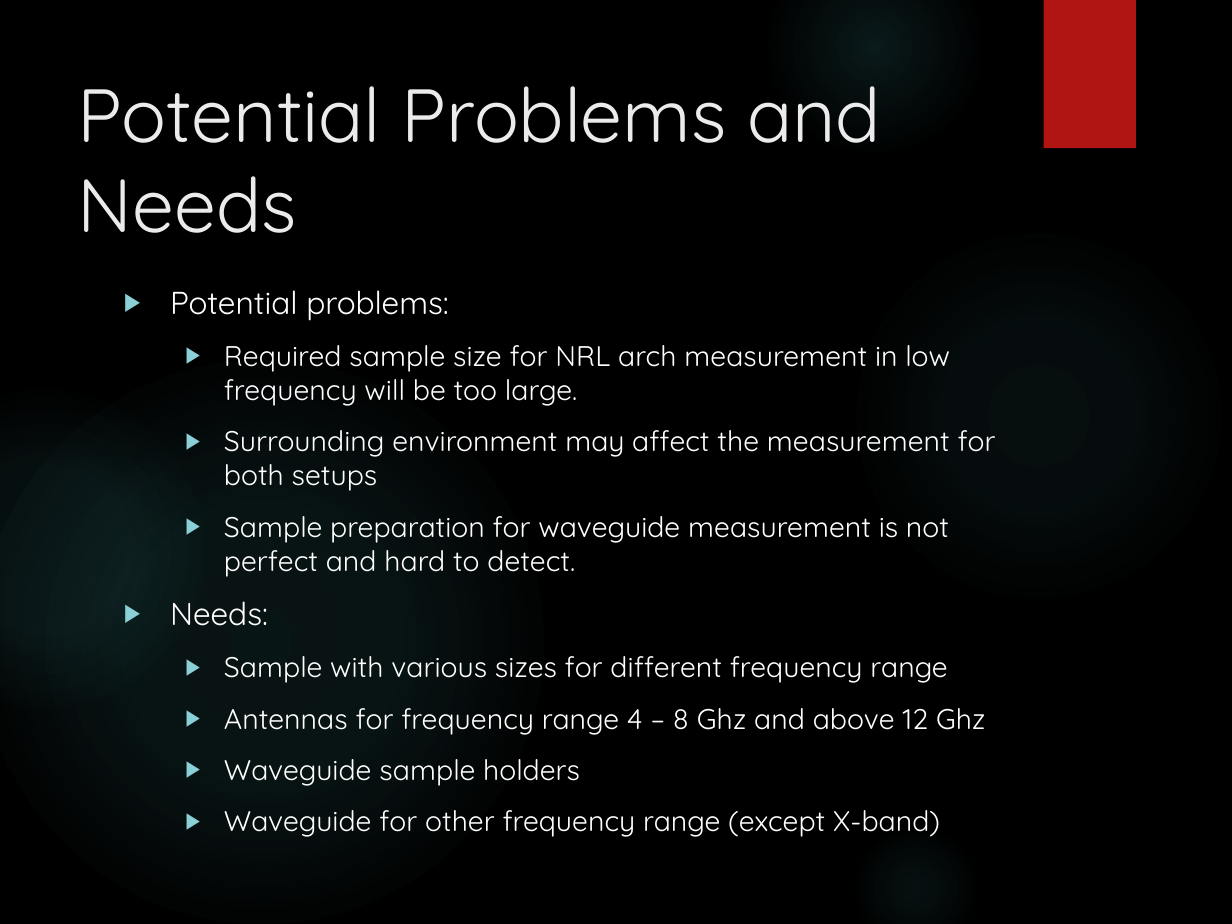
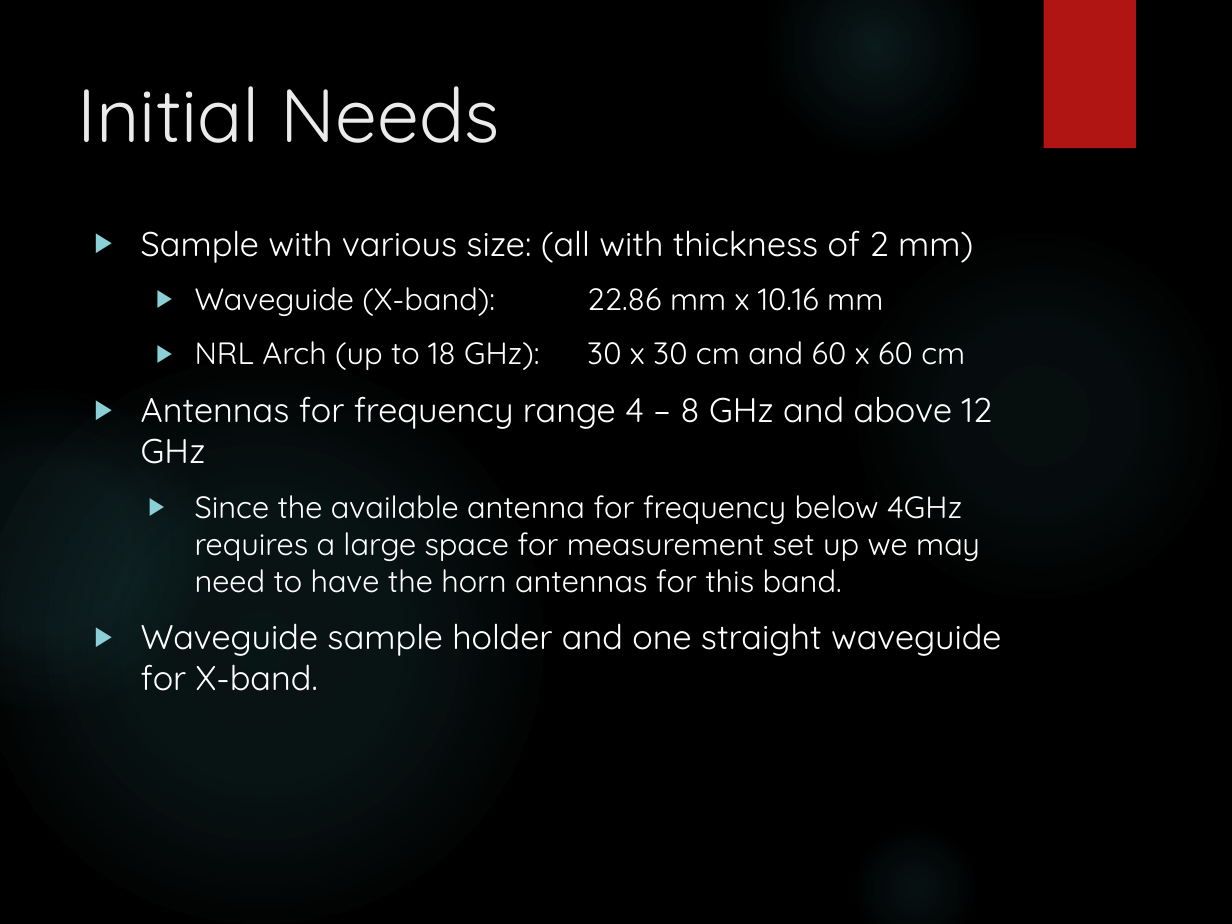
Before and after one commit to trankhiemha/ECE412-413-Capstone-Project-N3, a slide deck: slide 14 of Capstone project proposal presentation.pptx (slide 10 before the commit). Drawn at 1232x924 pixels with LibreOffice and Linux fonts; fonts in the diff are those of the drawing; background and template pictures are left out. Boxes give left, top, right and bottom in pixels: in the first picture for what was removed or moved away, otherwise in the second. Text is boxed around its words. In the diff, an @@ line names an element or a change of style, - is before the commit and + after.

```diff
--- a/Capstone project proposal presentation.pptx
+++ b/Capstone project proposal presentation.pptx
@@ title at [78,86,500,143]: text changed @@
-Potential Problems and Needs
+Initial Needs
@@ text at [141,230,1001,691]: text changed; size 16.6 to 18 pt @@
-▶ Potential problems:
-  ▶ Required sample size for NRL arch measurement in low frequency will be too large.
-  ▶ Surrounding environment may affect the measurement for both setups
-  ▶ Sample preparation for waveguide measurement is not perfect and hard to detect.
-▶ Needs:
-  ▶ Sample with various sizes for different frequency range
-  ▶ Antennas for frequency range 4 – 8 Ghz and above 12 Ghz
-  ▶ Waveguide sample holders
-  ▶ Waveguide for other frequency range (except X-band)
+▶ Sample with various size: (all with thickness of 2 mm)
+  ▶ Waveguide (X-band): 22.86 mm x 10.16 mm
+  ▶ NRL Arch (up to 18 GHz): 30 x 30 cm and 60 x 60 cm
+  ▶ Antennas for frequency range 4 – 8 GHz and above 12 GHz
+    ▶ Since the available antenna for frequency below 4GHz requires a large space for measurement set up we may need to have the horn antennas for this band.
+▶ Waveguide sample holder and one straight waveguide for X-band.
```
Also in this commit, not shown: 8 other slides changed, 4 slides added, 1 slide removed.
